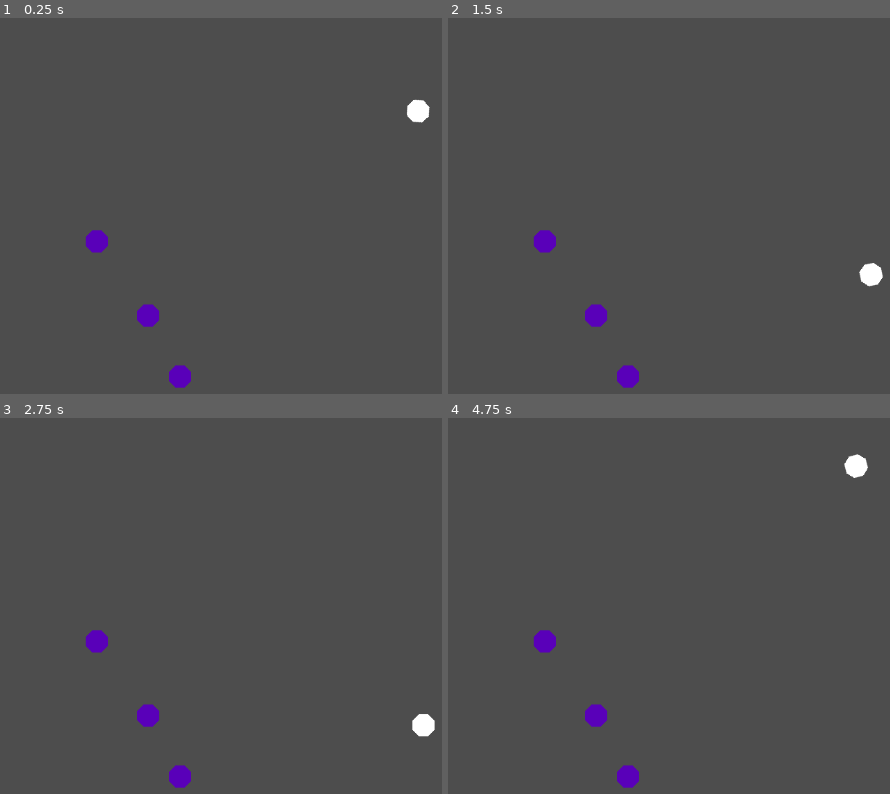
Above: before the commit, frames 1-4 (two rows, left to right).
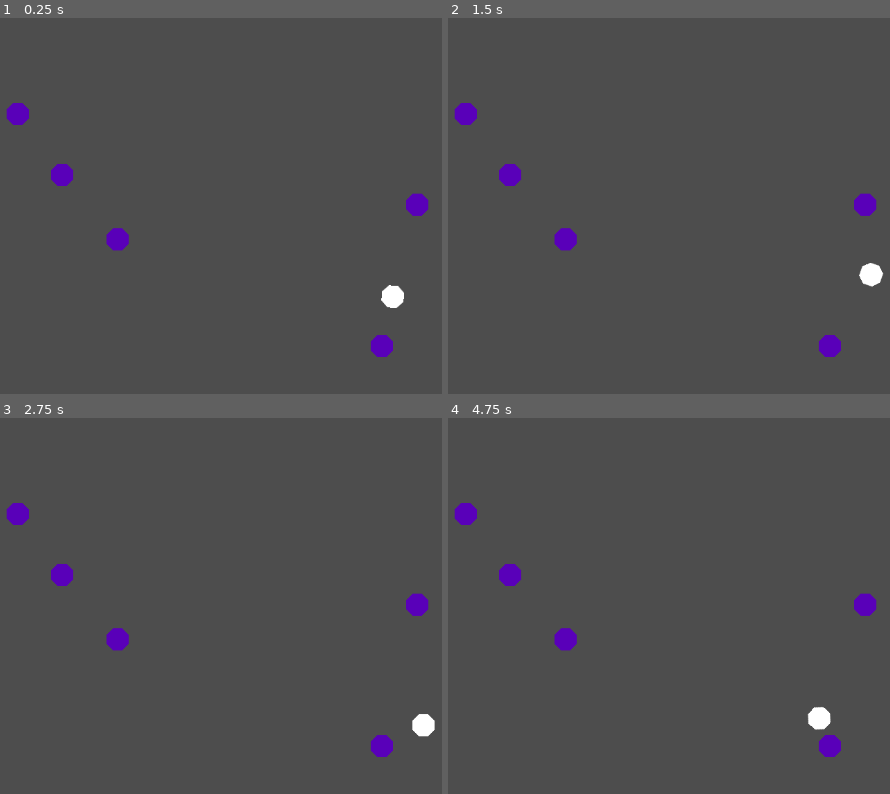
Above: after the commit, the same moments.

Repository: willigro/PinBallJam
Game: Godot game, scene res://src/scenes/SceneTest.tscn
The game is run twice, just before and just after one commit, with the same random seed, the same clock (stepped at 60 frames per second) and the same inputs.
Inputs (mouse positions are in pixels of both pictures, inside the frame that each line leads up to):
- Up to frame 1 (0.25 s): no input
- Up to frame 2 (1.5 s): move the mouse to (722, 213) at 0.52 s; press the mouse at (722, 213) at 0.53 s; tap Enter at 1.25 s; move the mouse to (outside the picture) at 1.27 s; release the mouse at (outside the picture) at 1.28 s; click (outside the picture) at 1.35 s
- Up to frame 3 (2.75 s): move the mouse to (176, 534) at 2.02 s; press the mouse at (176, 534) at 2.03 s
- Up to frame 4 (4.75 s): tap Space at 2.75 s; move the mouse to (505, 722) at 2.77 s; release the mouse at (505, 722) at 2.78 s; click (505, 722) at 2.85 s; move the mouse to (783, 700) at 3.52 s; press the mouse at (783, 700) at 3.53 s; tap Enter at 4.25 s; move the mouse to (outside the picture) at 4.27 s; release the mouse at (outside the picture) at 4.28 s; click (outside the picture) at 4.35 s

The runs differ from the first frame. In frame 1, 2.5% of the frame differs, in the area x 1-98%, y 21-99%; in frame 2, 2.0%; in frame 3, 2.0%; in frame 4, 2.5%, in the area x 1-98%, y 9-99%.

Commit message:
When hit an obstacle, the obstacle is going to apply an impulse to the player
Signed-off-by: Rittmann <willirittmann@outlook.com>

Diff:
--- a/src/scenes/SceneTest.tscn
+++ b/src/scenes/SceneTest.tscn
@@ -21,13 +21,19 @@
 position = Vector2(1037, 389)
 
 [node name="Obstacle" parent="." instance=ExtResource("3_5g3ox")]
-position = Vector2(695, 529)
+position = Vector2(1037, 281)
 
 [node name="Obstacle2" parent="." instance=ExtResource("3_5g3ox")]
-position = Vector2(575, 334)
+position = Vector2(461, 150)
+
+[node name="Obstacle4" parent="." instance=ExtResource("3_5g3ox")]
+position = Vector2(525, 238)
+
+[node name="Obstacle5" parent="." instance=ExtResource("3_5g3ox")]
+position = Vector2(605, 331)
 
 [node name="Obstacle3" parent="." instance=ExtResource("3_5g3ox")]
-position = Vector2(649, 441)
+position = Vector2(986, 485)
 
 [node name="Area2D" type="Area2D" parent="."]
 position = Vector2(474, 634)
--- a/src/scripts/Obstacle.gd
+++ b/src/scripts/Obstacle.gd
@@ -1,5 +1,6 @@
 extends StaticBody2D
 
+var _force_of_impulse = Vector2(300, 300)
 
 # Called when the node enters the scene tree for the first time.
 func _ready():
@@ -13,9 +14,8 @@
 
 func _on_area_2d_body_entered(body):
     if(body.is_in_group("PLAYER")):
-        body.apply_impulse(Vector2(-100, -350))
-        #var col = body.move_and_collide(Vector2(-300, -350))
-        #if col:
-        #body.linear_velocity = body.linear_velocity.bounce(Vector2(0, 0))
-        #body.linear_velocity = Vector2(-300, -350)
+        var look_vec = body.global_position - global_position
+        var dir = atan2(look_vec.y, look_vec.x)
+        var vel = _force_of_impulse * dir
+        body.apply_impulse(vel)
     pass # Replace with function body.
